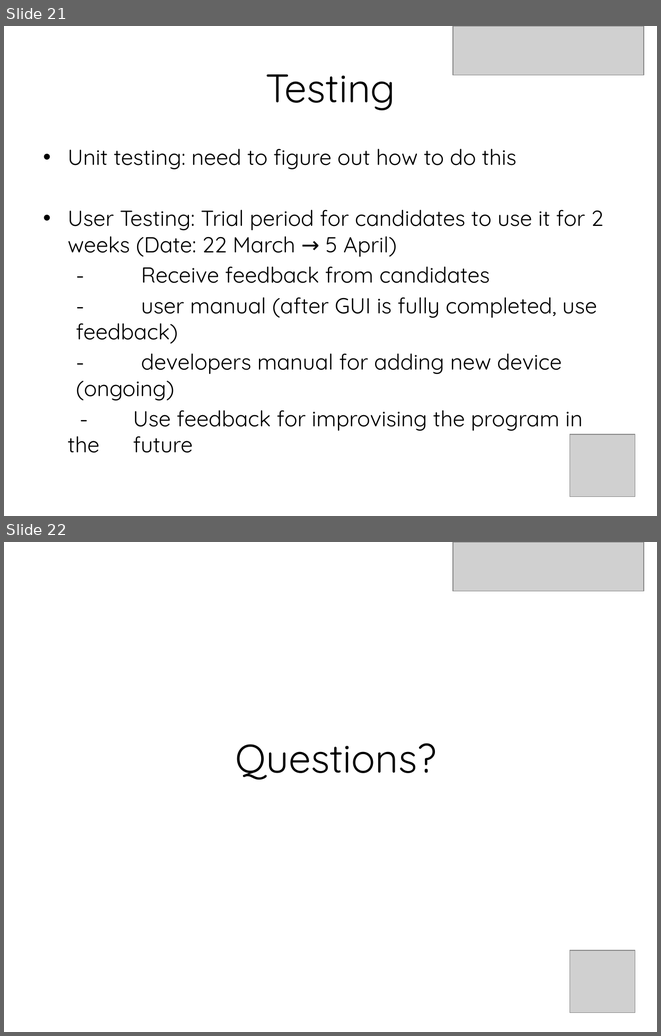
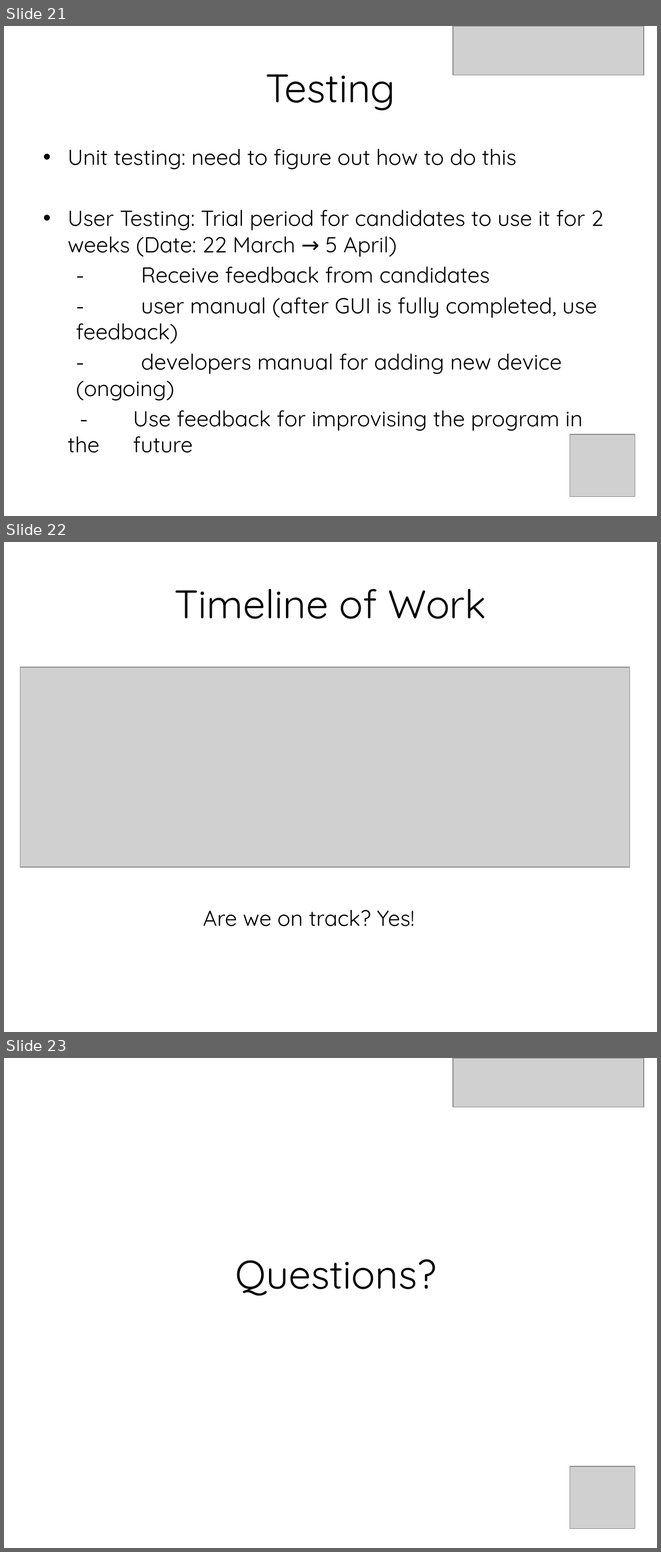
Before and after one commit to doctoboggan/DeathRay, a slide deck: manuals/desReview.pptx. Shown one above the other, each under a label of ours: slides 21 and 22 before the commit, slides 21, 22 and 23 after it. The pictures are 661x1036 and 661x1552 pixels, drawn with LibreOffice and Linux fonts; fonts in the diff are those of the drawing; grey boxes stand for pictures. Boxes give left, top, right and bottom in pixels: in the first picture for what was removed or moved away, otherwise in the second. Text is boxed around its words. In the diff, an @@ line names an element or a change of style, - is before the commit and + after.

```diff
--- a/manuals/desReview.pptx
+++ b/manuals/desReview.pptx
@@ slide 22 added at [4,542,657,1032], background #FFFFFF @@
@@ title added at [174,589,487,619], 44 pt, text #000000 @@
+Timeline of Work
@@ picture added at [20,668,629,867] @@
@@ text added at [203,909,415,926], 24 pt, text #000000 @@
+Are we on track? Yes!
@@ what was slide 22 is now slide 23 @@
```
Also in this commit, not shown: 4 slides changed, 1 slide removed.
